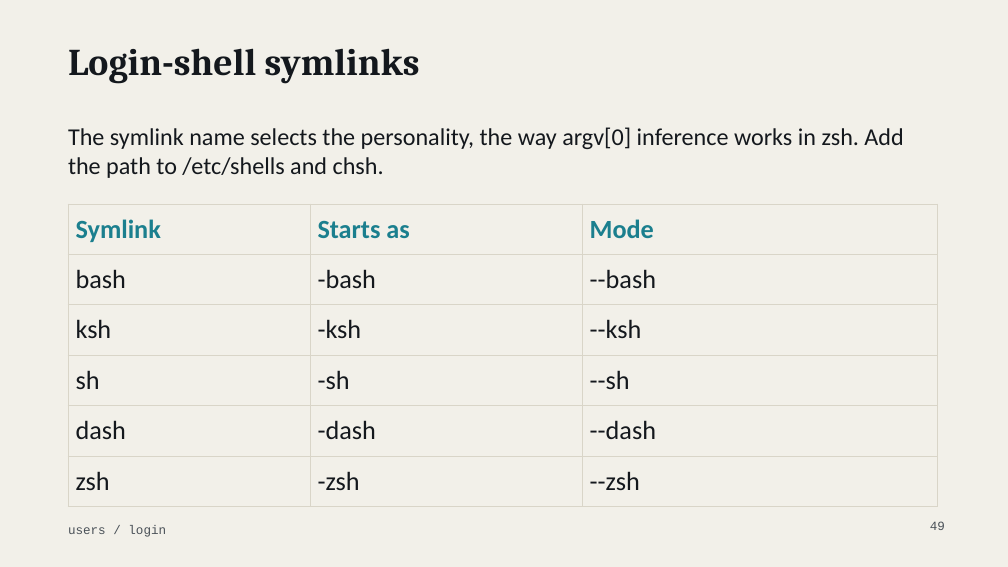
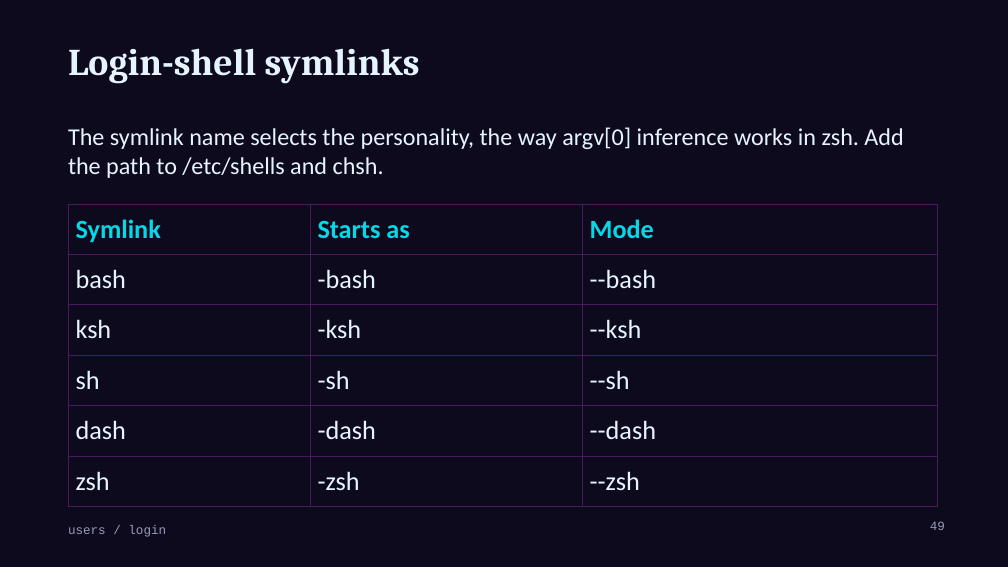
Before and after one commit to MenkeTechnologies/zshrs, a slide deck: slide 49 of docs/talk-users.pptx. Drawn at 1008x567 pixels with LibreOffice and Linux fonts; fonts in the diff are those of the drawing; background and template pictures are left out. Boxes give left, top, right and bottom in pixels: in the first picture for what was removed or moved away, otherwise in the second. Text is boxed around its words. In the diff, an @@ line names an element or a change of style, - is before the commit and + after.

```diff
--- a/docs/talk-users.pptx
+++ b/docs/talk-users.pptx
@@ background #F2F0E9 to #0D0A1E @@
@@ title "Login-shell symlinks" at box(68, 48, 420, 84): text colour #14181D to #E6F4FF @@
@@ text "The symlink name selects the ..." at box(68, 127, 903, 178): text colour #14181D to #E6F4FF @@
@@ table at box(68, 204, 938, 494) @@
@@ text colour #1B7F8E to #05D9E8 in "Symlink", "Starts as", "Mode" @@
@@ text colour #14181D to #E6F4FF in "bash", "-bash", "--bash", "ksh" and 11 more places @@
@@ borders changed @@
@@ text "users / login" at box(68, 525, 166, 537): text colour #4A5158 to #9A9AB8 @@
@@ page number at box(930, 521, 945, 530): text colour #4A5158 to #9A9AB8 @@
```
Also in this commit, not shown: 56 other slides changed, 2 other files.
